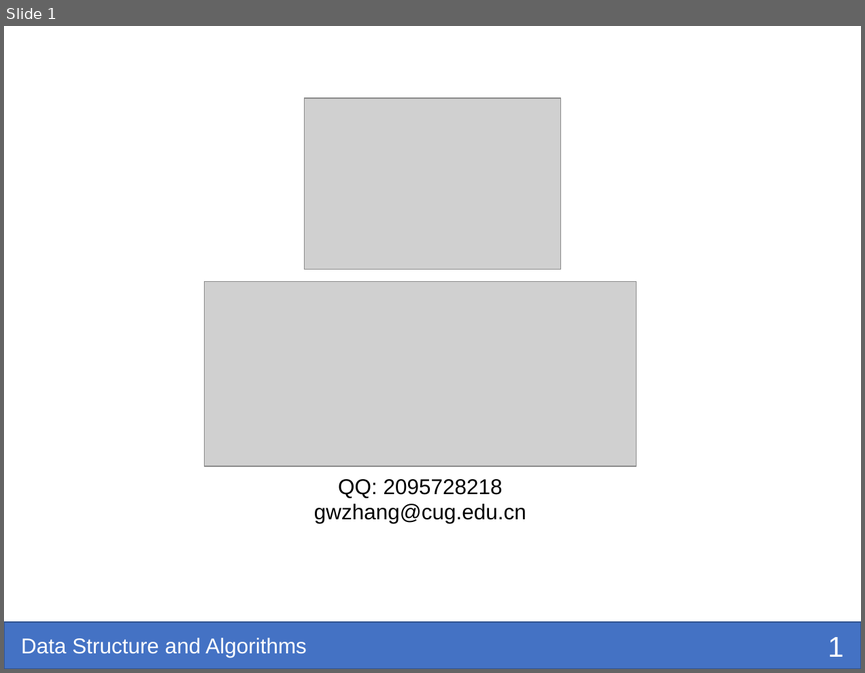
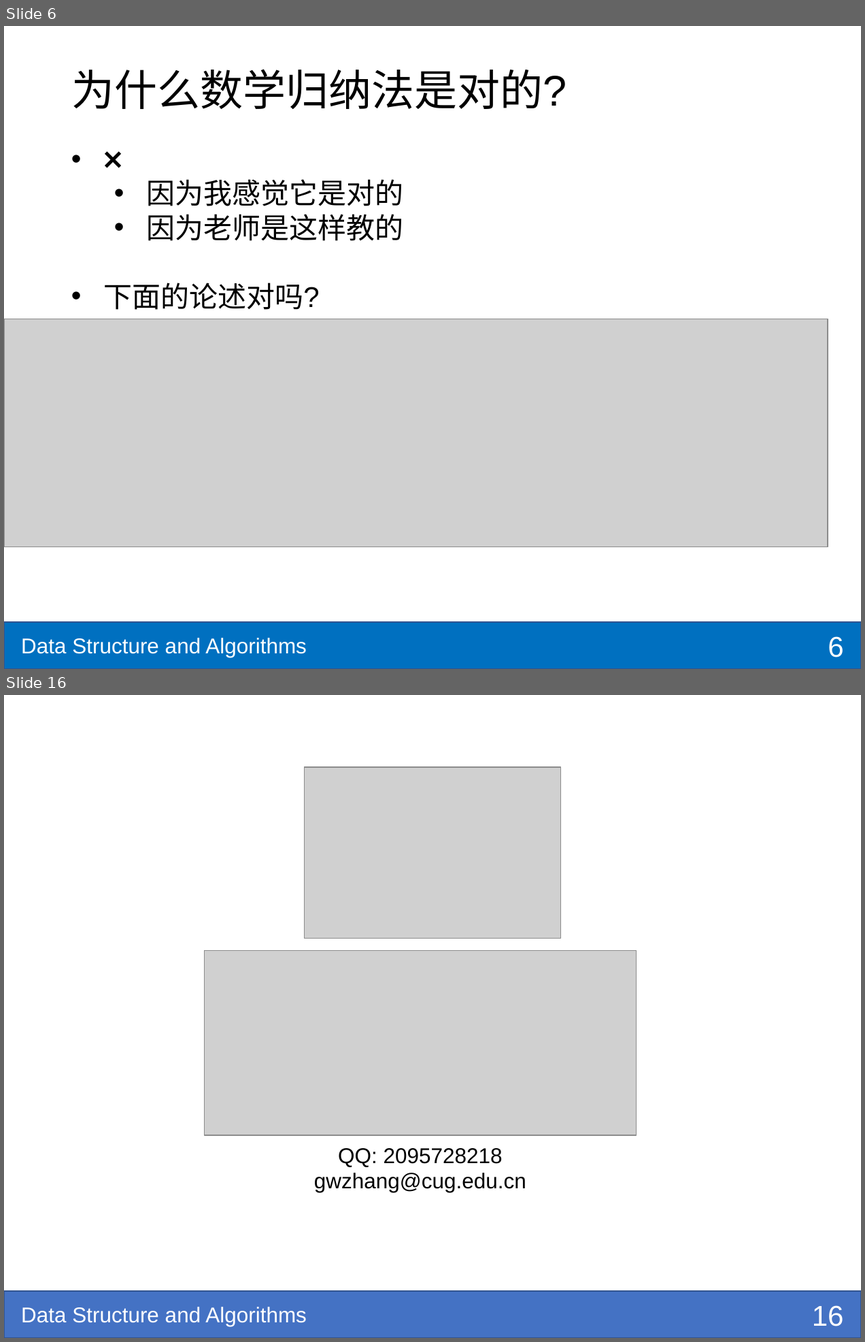
Before and after one commit to shzaiz/dx-public, a slide deck: notes/notes/ds-algo/ch2-basic-algo.pptx. Shown one above the other, each under a label of ours: slide 1 before the commit, slides 6 and 16 after it; the slides between them are not shown. The pictures are 865x673 and 865x1342 pixels, drawn with LibreOffice and Linux fonts; fonts in the diff are those of the drawing; grey boxes stand for pictures; background and template pictures are left out. Boxes give left, top, right and bottom in pixels: in the first picture for what was removed or moved away, otherwise in the second. Text is boxed around its words. In the diff, an @@ line names an element or a change of style, - is before the commit and + after.

```diff
--- a/notes/notes/ds-algo/ch2-basic-algo.pptx
+++ b/notes/notes/ds-algo/ch2-basic-algo.pptx
@@ slide 6 added at [4,26,861,669], background #FFFFFF; not listed: 1 template element that a slide beside it also shows @@
@@ title added at [71,69,566,109], 36 pt, text #000000 @@
+为什么数学归纳法是对的?
@@ text added at [103,179,403,310], 24 pt, text #000000 @@
+• ❌
+  • 因为我感觉它是对的
+  • 因为老师是这样教的
+• 下面的论述对吗?
@@ picture added at [4,319,827,547] @@
@@ rectangle added at [4,622,861,669], fill #0070C0, outline #325491 1 pt @@
@@ page number added at [827,636,843,657], 24 pt, text #FFFFFF @@
+6
@@ what was slide 1 is now slide 16 @@
@@ page number at [812,1305,844,1326]: text changed @@
-1
+16
```
Also in this commit, not shown: 1 slide changed, 13 other slides added, 16 other files.
